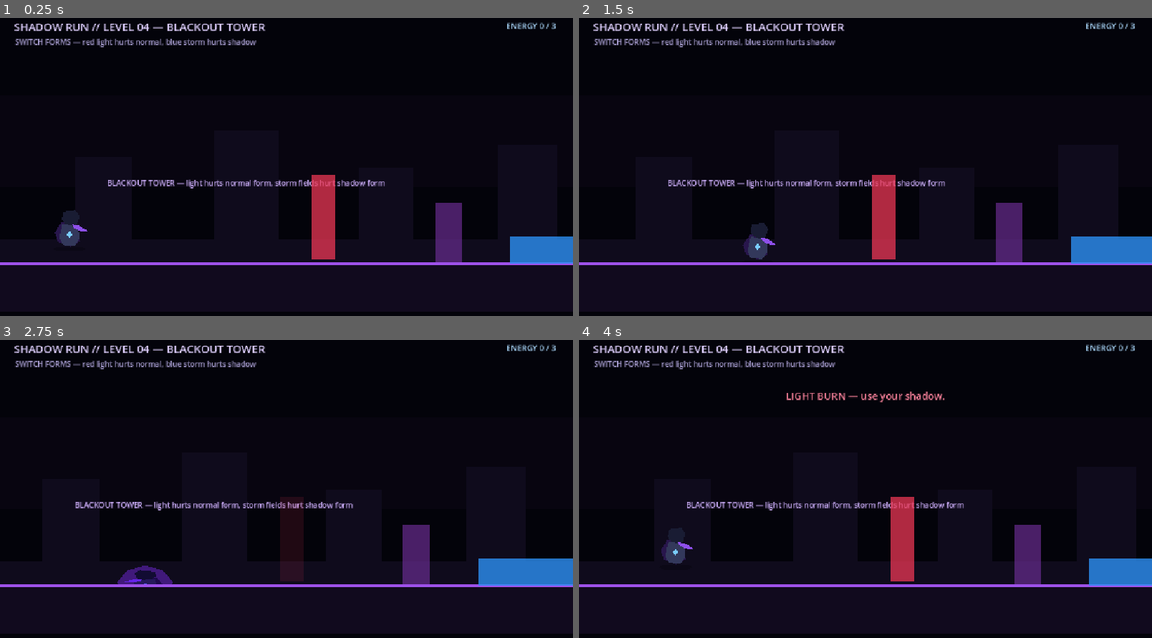
Above: before the commit, frames 1-4 (two rows, left to right).
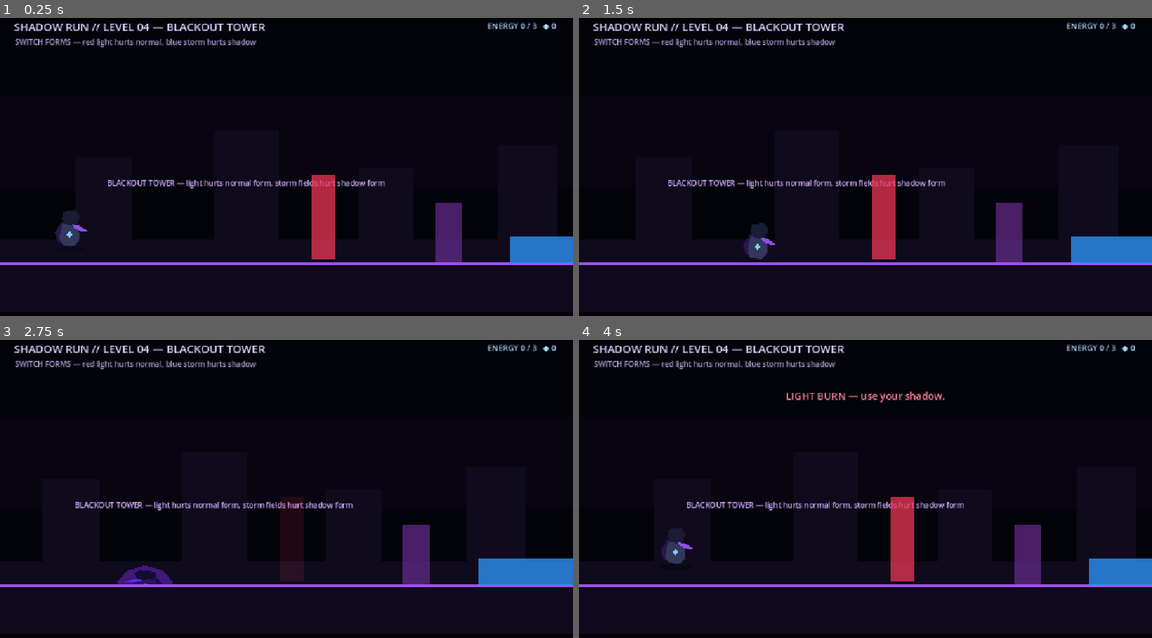
Above: after the commit, the same moments.

Repository: Yass29/shadow-run
Game: Godot game, scene res://level4.tscn
The game is run twice, just before and just after one commit, with the same random seed, the same clock (stepped at 60 frames per second) and the same inputs. This scene is started directly instead of the project's main scene.
Inputs:
- Up to frame 1 (0.25 s): no input
- Up to frame 2 (1.5 s): tap Enter (ui_accept) at 0.5 s; hold Enter (ui_accept) 0.53-1.28 s; hold Right (ui_right) from 0.53 s (still down); tap R at 1.35 s
- Up to frame 3 (2.75 s): tap Enter (ui_accept) at 1.52, 1.55, 1.82, 2.3 s; release Right (ui_right) at 2.03 s; hold Left (ui_left) from 2.03 s (still down); hold Shift from 2.03 s (still down)
- Up to frame 4 (4 s): release Left (ui_left) at 2.78 s; release Shift at 2.78 s; hold Right (ui_right) from 2.78 s (still down); tap E at 2.85 s; tap Enter (ui_accept) at 3.02, 3.05, 3.32 s; hold Enter (ui_accept) from 3.53 s (still down)

The runs differ from the first frame. In frame 1, 0.2% of the frame differs, in the area x 85-98%, y 1-4%; in frame 2, 0.2%; in frame 3, 0.2%; in frame 4, 0.2%.

Commit message:
Show shard wallet in level4.gd

Diff:
--- a/level4.gd
+++ b/level4.gd
@@ -22,7 +22,7 @@
 	update_counter()
 
 func update_counter() -> void:
-	counter.text = "ENERGY %d / 3" % fragments
+	counter.text = "ENERGY %d / 3   ◆ %d" % [fragments, GameState.shadow_shards]
 
 func respawn_player(message: String = "SEQUENCE FAILED.") -> void:
 	if respawning:
